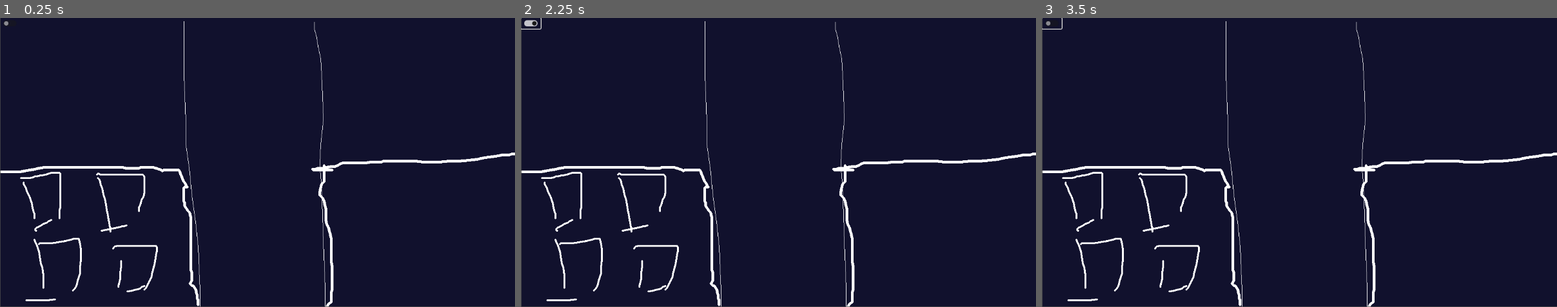
Above: before the commit, frames 1-3 (left to right).
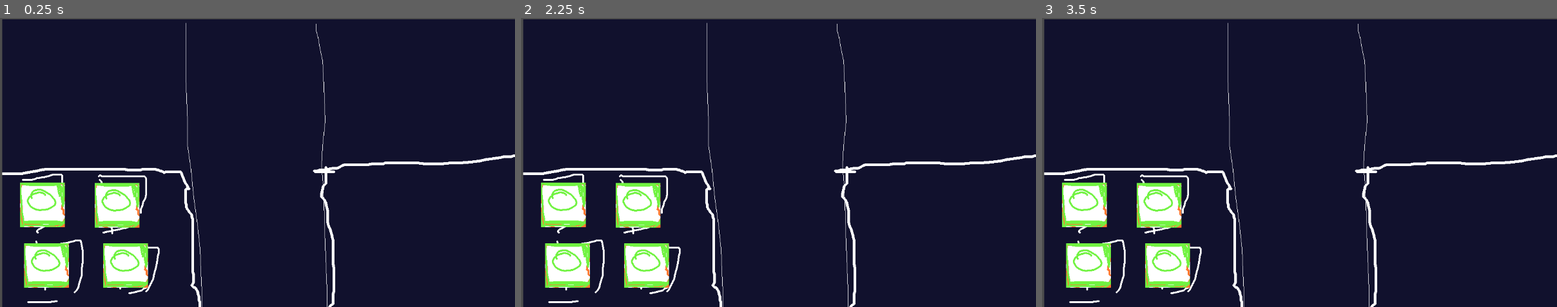
Above: after the commit, the same moments.

Repository: nilay-v3rma/godot_gamejam_25
Game: Godot game, scene res://rooms/level.tscn
Same seed, same stepped clock (60 frames per second), same inputs: the game is played once before the commit and once after it. Before the commit the project has no main scene; this scene is started directly in both runs.
Inputs (mouse positions are in pixels of both pictures, inside the frame that each line leads up to):
- Up to frame 1 (0.25 s): no input
- Up to frame 2 (2.25 s): click (531, 23) at 0.52 s; click (531, 23) at 1.27 s; click (531, 23) at 2.02 s
- Up to frame 3 (3.5 s): tap Enter at 2.75 s; move the mouse to (1412, 148) at 2.77 s; click (1412, 148) at 2.92 s

The runs differ from the first frame. In frame 1, 9.7% of the frame differs, in the area x 0-100%, y 0-100%; in frame 2, 9.7%; in frame 3, 9.7%.

Commit message:
[cards] some infrastructure exists

Diff:
--- /dev/null
+++ b/gui/base_button.gd
@@ -0,0 +1,40 @@
+extends TouchScreenButton
+class_name GUIButton
+
+# for the scale animation
+var sprite_size: Vector2
+var original_scale: Vector2
+var original_pos: Vector2
+var squish_amount: float = 0.7
+var rect: Rect2 # for bounds checking of the button
+
+var cooldown: int
+
+signal button_activated(data)
+
+func _ready() -> void:
+	# all of this infromation is useful for the squish animation or bound checks
+	sprite_size = texture_normal.get_size()
+	rect = Rect2(Vector2.ZERO, sprite_size)
+	original_scale = self.scale
+	original_pos = self.position
+
+func _physics_process(delta: float) -> void:
+
+	# squish animation
+	var speed = 10.0
+	var target_offset = sprite_size * (1 - squish_amount) * 0.5
+
+	if is_pressed():
+		scale = scale.lerp(original_scale * squish_amount, speed * delta)
+		position = position.lerp(original_pos+ target_offset, speed * delta)
+	else:
+		scale = scale.lerp(original_scale, speed * delta)
+		position = position.lerp(original_pos, speed * delta)
+
+# did not use the "_released" signal because it doesn't have the event parameter to check bounds
+func _unhandled_input(event):
+	if event is InputEventScreenTouch and not event.pressed:
+		var local_pos = to_local(event.position)
+		if rect.has_point(local_pos):
+			button_activated.emit(0)
--- a/project.godot
+++ b/project.godot
@@ -11,8 +11,13 @@
 [application]
 
 config/name="Godot GameJam 25"
+run/main_scene="uid://cg7ut2wo8cenf"
 config/features=PackedStringArray("4.5", "GL Compatibility")
 config/icon="res://icon.svg"
+
+[input_devices]
+
+pointing/emulate_touch_from_mouse=true
 
 [rendering]
 
--- /dev/null
+++ b/rooms/cardslot_0.gd
@@ -0,0 +1,6 @@
+extends GUIButton
+
+signal card_used(card_id)
+
+func _on_button_activated(data: Variant) -> void:
+	card_used.emit(0)
--- /dev/null
+++ b/rooms/cardview.gd
@@ -0,0 +1,41 @@
+extends Sprite2D
+
+var original_pos: Vector2
+var screen_size: Vector2
+var sprite_size: Vector2
+
+# if the cardviewer is currently focused/on screen
+var active: bool
+var viewing_card_id: int
+
+# main signal
+signal card_deployed(card_id)
+
+func _ready() -> void:
+	original_pos = position
+	screen_size = get_viewport().get_visible_rect().size
+	sprite_size = texture.get_size()
+	active = false
+
+func _process(delta: float) -> void:
+
+	# card view window move
+	var speed = 8
+	if active:
+		position = position.lerp((screen_size)/2, delta*speed)
+	else:
+		position = position.lerp(original_pos, delta*speed)
+
+func card_used(card_id):
+	viewing_card_id = card_id
+	active = true
+
+func _on_cardslot_0_card_used(card_id: Variant) -> void:
+	card_used(card_id)
+
+func _on_use_button_activated(data: Variant) -> void:
+	card_deployed.emit(viewing_card_id)
+	active = false
+
+func _on_dont_button_activated(data: Variant) -> void:
+	active = false
--- /dev/null
+++ b/rooms/dont.gd
@@ -0,0 +1 @@
+extends GUIButton
--- a/rooms/level.tscn
+++ b/rooms/level.tscn
@@ -1,15 +1,83 @@
-[gd_scene load_steps=2 format=3 uid="uid://cg7ut2wo8cenf"]
+[gd_scene load_steps=11 format=3 uid="uid://cg7ut2wo8cenf"]
 
 [ext_resource type="Texture2D" uid="uid://cub36ieoka36c" path="res://rooms/level.png" id="1_0dt1f"]
+[ext_resource type="Texture2D" uid="uid://dccusm8ha0k07" path="res://gui/cardSlot1.png" id="2_4ve75"]
+[ext_resource type="Texture2D" uid="uid://v1rews1v410a" path="res://gui/cardview.png" id="2_dg3qb"]
+[ext_resource type="Texture2D" uid="uid://0h5btkjlsbjs" path="res://gui/cardSlot2.png" id="3_tibj6"]
+[ext_resource type="Script" uid="uid://cp17orsv0qrkx" path="res://rooms/cardview.gd" id="3_x0uc3"]
+[ext_resource type="Texture2D" uid="uid://bfc6n1v8ej4t1" path="res://gui/use.png" id="4_ianyd"]
+[ext_resource type="Script" uid="uid://bgtmymu0ofgtg" path="res://rooms/cardslot_0.gd" id="4_tibj6"]
+[ext_resource type="Texture2D" uid="uid://26mrxesutfle" path="res://gui/dont.png" id="5_knkn0"]
+[ext_resource type="Script" uid="uid://cevw7iijqrqfo" path="res://rooms/use.gd" id="5_yhl0x"]
+[ext_resource type="Script" uid="uid://b0gvrvj6sa5jt" path="res://rooms/dont.gd" id="7_yhl0x"]
 
 [node name="level" type="Node2D"]
 
 [node name="background" type="Sprite2D" parent="."]
-position = Vector2(577, 323)
+position = Vector2(581, 327)
 texture = ExtResource("1_0dt1f")
 
 [node name="combatcontroller" type="Node2D" parent="."]
 
-[node name="cardslot0" type="CheckButton" parent="combatcontroller"]
-offset_right = 44.0
-offset_bottom = 24.0
+[node name="cardview" type="Sprite2D" parent="combatcontroller"]
+position = Vector2(581, 927)
+texture = ExtResource("2_dg3qb")
+script = ExtResource("3_x0uc3")
+
+[node name="RichTextLabel" type="RichTextLabel" parent="combatcontroller/cardview"]
+offset_right = 40.0
+offset_bottom = 40.0
+
+[node name="use" type="TouchScreenButton" parent="combatcontroller/cardview"]
+position = Vector2(-159.99997, 145)
+scale = Vector2(1.41, 2.2333333)
+texture_normal = ExtResource("4_ianyd")
+texture_pressed = ExtResource("4_ianyd")
+script = ExtResource("5_yhl0x")
+
+[node name="dont" type="TouchScreenButton" parent="combatcontroller/cardview"]
+position = Vector2(13, 141)
+scale = Vector2(1.5000004, 3.3500023)
+texture_normal = ExtResource("5_knkn0")
+texture_pressed = ExtResource("5_knkn0")
+script = ExtResource("7_yhl0x")
+
+[node name="cardslot0" type="TouchScreenButton" parent="combatcontroller"]
+position = Vector2(45, 369)
+texture_normal = ExtResource("2_4ve75")
+texture_pressed = ExtResource("3_tibj6")
+script = ExtResource("4_tibj6")
+metadata/_edit_group_ = true
+
+[node name="cardslot1" type="TouchScreenButton" parent="combatcontroller"]
+position = Vector2(212, 370)
+texture_normal = ExtResource("2_4ve75")
+texture_pressed = ExtResource("3_tibj6")
+script = ExtResource("4_tibj6")
+metadata/_edit_group_ = true
+
+[node name="cardslot2" type="TouchScreenButton" parent="combatcontroller"]
+position = Vector2(54, 505)
+texture_normal = ExtResource("2_4ve75")
+texture_pressed = ExtResource("3_tibj6")
+script = ExtResource("4_tibj6")
+metadata/_edit_group_ = true
+
+[node name="cardslot3" type="TouchScreenButton" parent="combatcontroller"]
+position = Vector2(231, 505)
+texture_normal = ExtResource("2_4ve75")
+texture_pressed = ExtResource("3_tibj6")
+script = ExtResource("4_tibj6")
+metadata/_edit_group_ = true
+
+[connection signal="button_activated" from="combatcontroller/cardview/use" to="combatcontroller/cardview" method="_on_use_button_activated"]
+[connection signal="button_activated" from="combatcontroller/cardview/dont" to="combatcontroller/cardview" method="_on_dont_button_activated"]
+[connection signal="button_activated" from="combatcontroller/cardslot0" to="combatcontroller/cardslot0" method="_on_button_activated"]
+[connection signal="card_used" from="combatcontroller/cardslot0" to="combatcontroller/cardview" method="_on_cardslot_0_card_used"]
+[connection signal="released" from="combatcontroller/cardslot0" to="combatcontroller/cardslot0" method="_on_released"]
+[connection signal="button_activated" from="combatcontroller/cardslot1" to="combatcontroller/cardslot1" method="_on_button_activated"]
+[connection signal="released" from="combatcontroller/cardslot1" to="combatcontroller/cardslot1" method="_on_released"]
+[connection signal="button_activated" from="combatcontroller/cardslot2" to="combatcontroller/cardslot2" method="_on_button_activated"]
+[connection signal="released" from="combatcontroller/cardslot2" to="combatcontroller/cardslot2" method="_on_released"]
+[connection signal="button_activated" from="combatcontroller/cardslot3" to="combatcontroller/cardslot3" method="_on_button_activated"]
+[connection signal="released" from="combatcontroller/cardslot3" to="combatcontroller/cardslot3" method="_on_released"]
--- /dev/null
+++ b/rooms/use.gd
@@ -0,0 +1 @@
+extends GUIButton
Not shown, added: gui/base_button.gd.uid
Binary file added: gui/cardSlot1.png
Not shown, added: gui/cardSlot1.png.import
Binary file added: gui/cardSlot2.png
Not shown, added: gui/cardSlot2.png.import
Binary file added: gui/cardview.png
Not shown, added: gui/cardview.png.import
Binary file added: gui/dont.png
Not shown, added: gui/dont.png.import
Binary file added: gui/use.png
Not shown, added: gui/use.png.import
Not shown, added: rooms/cardslot_0.gd.uid
(and 3 more such lines)
